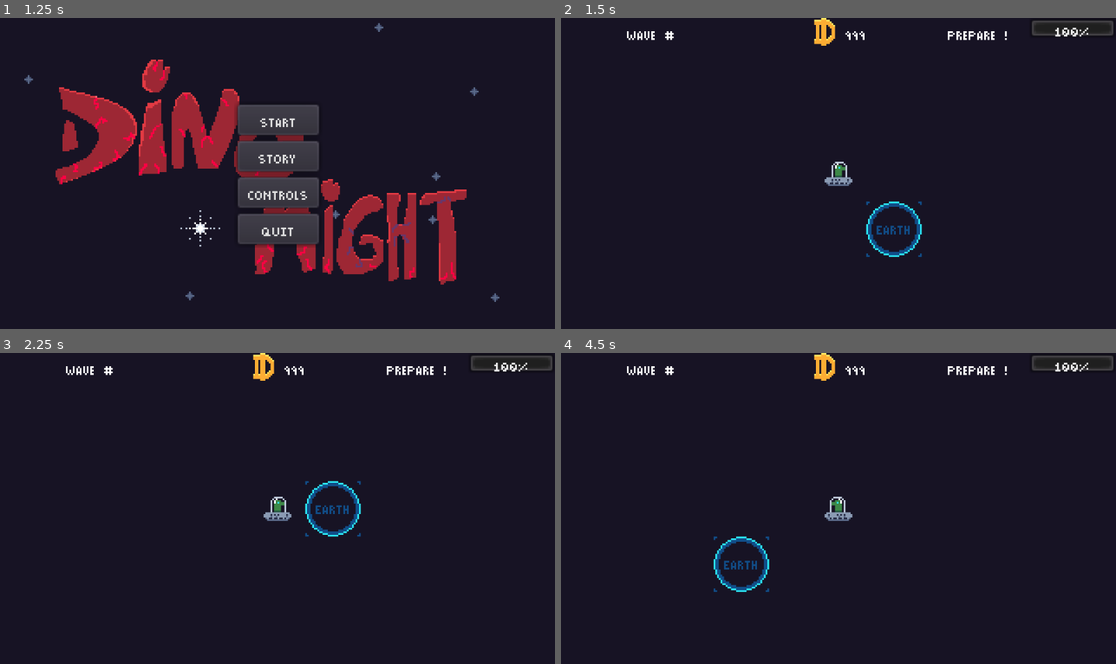
Above: before the commit, frames 1-4 (two rows, left to right).
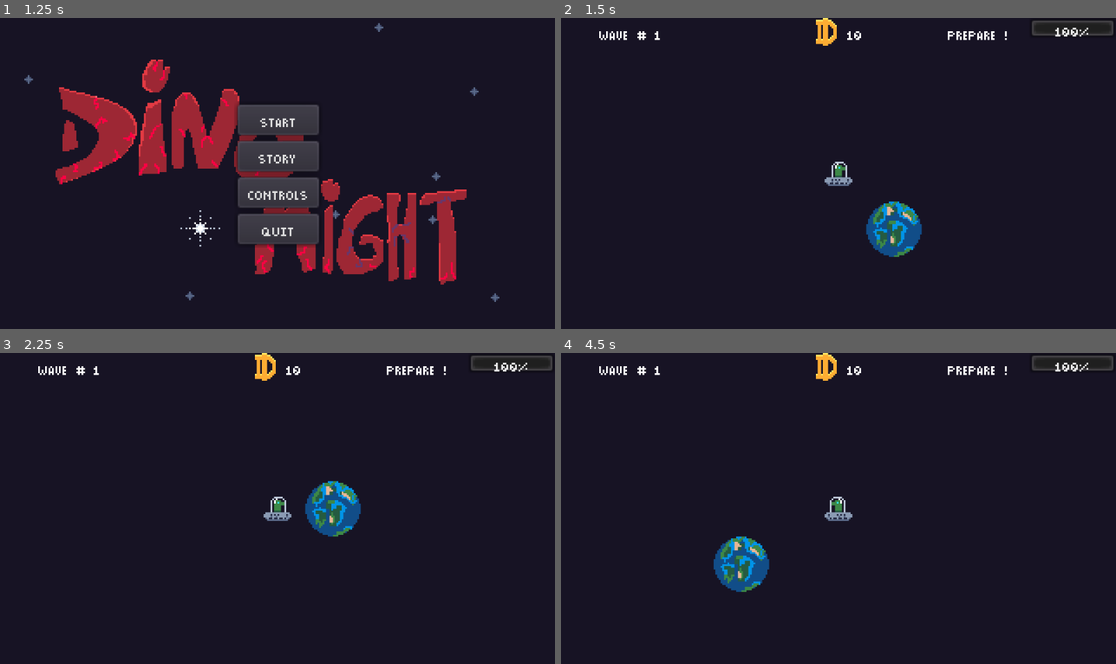
Above: after the commit, the same moments.

Repository: SylvainSoKette/ld50
Game: Godot game, scene res://scenes/IntroCutscene.tscn
Two runs of this game, one before a commit and one after it. Both use one fixed random seed, a clock stepped at 60 frames per second and the inputs below.
Inputs:
- Up to frame 1 (1.25 s): tap Enter (ui_accept) at 0.5, 0.77 s; hold F (move_right) from 0.53 s (still down)
- Up to frame 2 (1.5 s): release F (move_right) at 1.25 s; click "Start" at 1.25 s
- Up to frame 3 (2.25 s): tap Enter (ui_accept) at 2 s; hold D (move_down) from 2.03 s (still down)
- Up to frame 4 (4.5 s): tap Enter (ui_accept) at 2.27, 3.77 s; release D (move_down) at 2.78 s; hold F (move_right) 2.78-3.53 s; hold E (move_up) 3.53-4.28 s; hold S (move_left) from 4.28 s (still down)

Frame 1 is identical in both runs. In frame 2, 1.7% of the frame differs, in the area x 6-66%, y 0-78%; in frame 3, 1.7%, in the area x 6-66%, y 0-60%; in frame 4, 1.7%.

Commit message:
added icon

Diff:
--- a/project.godot
+++ b/project.godot
@@ -41,6 +41,7 @@
 config/name="ld50-sokette"
 run/main_scene="res://scenes/IntroCutscene.tscn"
 config/icon="res://icon.png"
+config/windows_native_icon="res://icon.ico"
 
 [autoload]
 
--- /dev/null
+++ b/scenes/HUD.gd
@@ -0,0 +1,11 @@
+extends Control
+
+
+onready var wave_level_label = $Top/Wave/AmountLabel
+onready var money_amount_label = $Top/Money/Label
+
+func set_money_mount(amount:int):
+	money_amount_label.text = str(amount)
+
+func set_starting_wave(wave:int):
+	wave_level_label.text = str(wave)
--- a/scenes/MainGame.gd
+++ b/scenes/MainGame.gd
@@ -1,4 +1,21 @@
 extends Node
+
+enum GamePhase {
+	PREPARE,
+	FIGHT
+}
+
+export (int) var starting_money := 10
+export (int) var starting_wave := 1
+
+onready var hud := $CanvasLayer/HUD
+
+var current_gamephase = GamePhase.PREPARE
+
+
+func _ready():
+	hud.set_money_mount(starting_money)
+	hud.set_starting_wave(starting_wave)
 
 
 func _process(delta) -> void:
--- a/scenes/MainGame.tscn
+++ b/scenes/MainGame.tscn
@@ -6,6 +6,7 @@
 [ext_resource path="res://entities/Planet.tscn" type="PackedScene" id=4]
 [ext_resource path="res://entities/Asteroid.gd" type="Script" id=5]
 [ext_resource path="res://scenes/MainGame.gd" type="Script" id=6]
+[ext_resource path="res://scenes/HUD.gd" type="Script" id=7]
 
 [sub_resource type="AtlasTexture" id=5]
 atlas = ExtResource( 1 )
@@ -25,17 +26,31 @@
 anchor_right = 1.0
 anchor_bottom = 1.0
 theme = ExtResource( 3 )
+script = ExtResource( 7 )
 
 [node name="Top" type="HBoxContainer" parent="CanvasLayer/HUD"]
 anchor_right = 1.0
 
-[node name="WaveLabel" type="Label" parent="CanvasLayer/HUD/Top"]
+[node name="Wave" type="HBoxContainer" parent="CanvasLayer/HUD/Top"]
+margin_right = 317.0
+margin_bottom = 16.0
+size_flags_horizontal = 3
+
+[node name="Label" type="Label" parent="CanvasLayer/HUD/Top/Wave"]
+margin_top = 2.0
+margin_right = 156.0
+margin_bottom = 14.0
+size_flags_horizontal = 3
+text = "Wave #"
+align = 2
+
+[node name="AmountLabel" type="Label" parent="CanvasLayer/HUD/Top/Wave"]
+margin_left = 160.0
 margin_top = 2.0
 margin_right = 317.0
 margin_bottom = 14.0
 size_flags_horizontal = 3
-text = "Wave #"
-align = 1
+text = "1"
 
 [node name="Money" type="HBoxContainer" parent="CanvasLayer/HUD/Top"]
 margin_left = 321.0
@@ -45,17 +60,17 @@
 alignment = 1
 
 [node name="MoneyTexture" type="TextureRect" parent="CanvasLayer/HUD/Top/Money"]
-margin_left = 142.0
-margin_right = 158.0
+margin_left = 146.0
+margin_right = 162.0
 margin_bottom = 16.0
 texture = SubResource( 5 )
 
 [node name="Label" type="Label" parent="CanvasLayer/HUD/Top/Money"]
-margin_left = 162.0
+margin_left = 166.0
 margin_top = 2.0
-margin_right = 174.0
+margin_right = 171.0
 margin_bottom = 14.0
-text = "999"
+text = "0"
 
 [node name="Phase" type="HBoxContainer" parent="CanvasLayer/HUD/Top"]
 margin_left = 642.0
Binary file changed: assets/sprites/spirtesheet.png
Binary file added: icon.ico
Binary file changed: icon.png
Binary file added: raws/icon.aseprite
Binary file changed: raws/spirtesheet.aseprite
Not shown: 1 places in scenes/MainGame.tscn that only renumber resources
